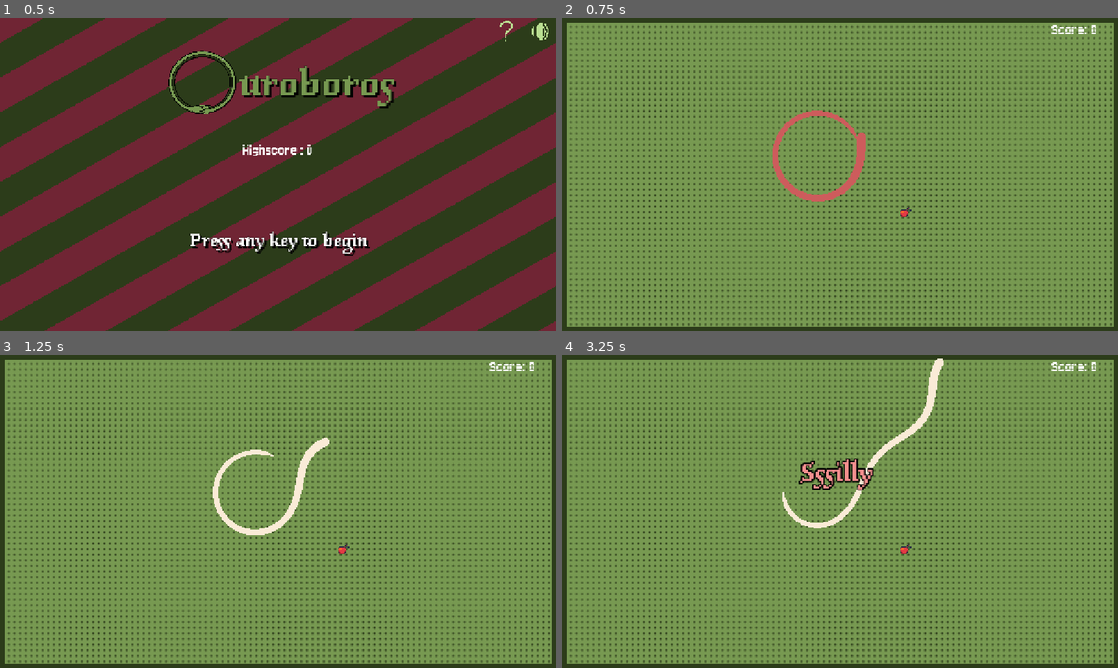
Above: before the commit, frames 1-4 (two rows, left to right).
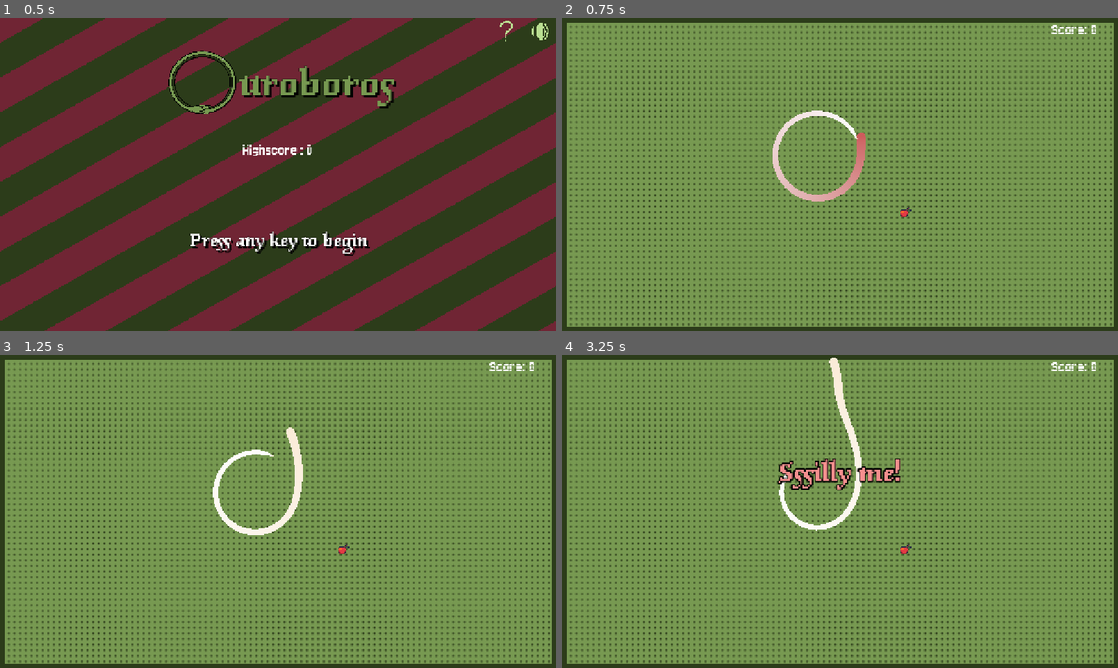
Above: after the commit, the same moments.

Repository: krishnabm/Ouroboros
Game: Godot game, scene res://scenes/main.tscn
The game is run twice, just before and just after one commit, with the same random seed, the same clock (stepped at 60 frames per second) and the same inputs.
Inputs (mouse positions are in pixels of both pictures, inside the frame that each line leads up to):
- Up to frame 1 (0.5 s): no input
- Up to frame 2 (0.75 s): tap Enter (ui_accept) at 0.5 s; move the mouse to (962, 158) at 0.52 s; hold Right (ui_right) from 0.53 s (still down); hold Space (ui_select) from 0.53 s (still down); click (962, 158) at 0.67 s
- Up to frame 3 (1.25 s): keep holding Right (ui_right); keep holding Space (ui_select); tap Enter (ui_accept) at 0.77, 0.8, 1.07 s
- Up to frame 4 (3.25 s): move the mouse to (701, 511) at 1.27 s; release Right (ui_right) at 1.28 s; release Space (ui_select) at 1.28 s; hold Left (ui_left) 1.28-2.03 s; tap Enter (ui_accept) at 1.35, 1.52, 1.82, 2.3, 3.02 s; click (701, 511) at 1.42 s; tap Space (ui_select) at 1.55, 2.85 s; move the mouse to (979, 511) at 2.02 s; hold Space (ui_select) 2.03-2.78 s; hold Right (ui_right) from 2.03 s (still down); click (979, 511) at 2.17 s; move the mouse to (812, 574) at 2.77 s; click (812, 574) at 2.92 s

Frame 1 is identical in both runs. In frame 2, 0.9% of the frame differs, in the area x 37-55%, y 29-59%; in frame 3, 0.7%; in frame 4, 2.8%, in the area x 38-69%, y 0-57%.

Commit message:
Added other changes

Diff:
--- a/project.godot
+++ b/project.godot
@@ -14,7 +14,11 @@
 config/version="0.0.1"
 run/main_scene="uid://bl8ssvad7wwov"
 config/features=PackedStringArray("4.4", "Mobile")
+boot_splash/bg_color=Color(0.53, 0.3975, 0.457125, 1)
+boot_splash/fullsize=false
+boot_splash/image="uid://ckttnrp16prep"
 config/icon="uid://do56tu6sju0mi"
+boot_splash/minimum_display_time=1500
 
 [audio]
 
--- /dev/null
+++ b/res/colors/palette.tres
@@ -0,0 +1,4 @@
+[gd_resource type="ColorPalette" format=3 uid="uid://bbg2x28gfiyg6"]
+
+[resource]
+colors = PackedColorArray(0.174292, 0.235703, 0.102582, 1, 0.4684, 0.6, 0.318, 1)
--- a/res/material/hardcore.tres
+++ b/res/material/hardcore.tres
@@ -5,7 +5,7 @@
 [resource]
 shader = ExtResource("1_lhc6w")
 shader_parameter/color_one = Color(0.174292, 0.235703, 0.102582, 1)
-shader_parameter/color_two = Color(0.44, 0.1452, 0.20416, 1)
+shader_parameter/color_two = Color(0.59867, 0.215178, 0.290548, 1)
 shader_parameter/angle = 45.0
 shader_parameter/line_count = 80.0
 shader_parameter/speed = 20.0
--- a/scenes/game.gd
+++ b/scenes/game.gd
@@ -110,8 +110,6 @@
 			ateGolden = true
 		child.queue_free()
 
-	snake.grow_tail()
-
 	if ateGolden:
 		scoreVal += 50
 		score.text = str(score.text.to_int() + 50)
--- a/scenes/left_zone.gd
+++ b/scenes/left_zone.gd
@@ -1,7 +1,7 @@
 extends Control
 
 var pressed := false
-var action_name := "ui_left"
+var action_name := "ui_select"
 
 func _gui_input(event: InputEvent) -> void:
 	if event is InputEventMouseButton and event.button_mask == MOUSE_BUTTON_LEFT:
--- a/scenes/right_zone.gd
+++ b/scenes/right_zone.gd
@@ -1,7 +1,7 @@
 extends Control
 
 var pressed := false
-var action_name := "ui_right"
+var action_name := "ui_select"
 
 func _gui_input(event: InputEvent) -> void:
 	if event is InputEventMouseButton and event.button_mask == MOUSE_BUTTON_LEFT:
--- a/scenes/snake.gd
+++ b/scenes/snake.gd
@@ -15,6 +15,8 @@
 var foodCoord: Vector2 = Vector2(0,0)
 var screenSize: Vector2 = Vector2(0,0)
 var isDead: bool = false
+var baseGradient: Gradient = null
+var eatGradient: Gradient = null
 
 signal ate_food
 signal died
@@ -23,6 +25,32 @@
 	add_circle_points(snake_spawn.global_position)
 	calculate_segment_distance()
 	screenSize = Vector2(ProjectSettings.get_setting("display/window/size/viewport_width"),ProjectSettings.get_setting("display/window/size/viewport_height"))
+
+	# Pick a base color (greenish for snake)
+	var base_color: Color = Color.SEA_GREEN
+	# Complementary color (reddish)
+	var comp_color: Color = Color.INDIAN_RED
+
+	# Define gradient points
+	baseGradient = Gradient.new()
+	baseGradient.set_offset(0, 0.0)
+	baseGradient.set_offset(1, 1.0)
+	baseGradient.interpolation_color_space = Gradient.GRADIENT_COLOR_SPACE_LINEAR_SRGB
+	baseGradient.interpolation_mode = Gradient.GRADIENT_INTERPOLATE_LINEAR
+	eatGradient = Gradient.new()
+	eatGradient.set_offset(0, 0.0)
+	eatGradient.set_offset(1, 1.0)
+	eatGradient.interpolation_color_space = Gradient.GRADIENT_COLOR_SPACE_LINEAR_SRGB
+	eatGradient.interpolation_mode = Gradient.GRADIENT_INTERPOLATE_LINEAR
+
+	baseGradient.add_point(-1.0, Color.ANTIQUE_WHITE)
+	baseGradient.add_point(0.0, Color.ANTIQUE_WHITE)
+	baseGradient.add_point(1.0, Color.ANTIQUE_WHITE)
+
+	eatGradient.add_point(-1.0, Color.INDIAN_RED)
+	eatGradient.add_point(0.0, Color.INDIAN_RED)
+	eatGradient.add_point(1.0, Color.ANTIQUE_WHITE)
+
 
 func add_circle_points(center: Vector2) -> void:
 	for i in range(segment_count):
@@ -65,6 +93,13 @@
 	snake_spawn.global_position = right_turn_marker.global_position
 	clockwise = true
 
+func _input(event: InputEvent) -> void:
+	if Input.is_action_pressed("ui_select") or Input.is_action_pressed("ui_accept"):
+		if clockwise:
+			steer_left()
+		elif !clockwise:
+			steer_right()
+
 func _process(delta: float) -> void:
 	if isDead:
 		return
@@ -76,13 +111,6 @@
 		isDead = true
 		died.emit()
 
-	if Input.is_action_pressed("ui_right") or Input.is_action_pressed("ui_left"):
-		if Input.is_action_pressed("ui_left"):
-			steer_left()
-
-		if Input.is_action_pressed("ui_right"):
-			steer_right()
-
 	var move_vec: Vector2 = get_tangent_direction(headPos, snake_spawn.global_position)
 
 	headPos = headPos + speed*move_vec*delta
@@ -91,7 +119,8 @@
 
 	var prevPos = headPos
 	var isClosedLoopNow = false
-	for i in range(1, segment_count):
+
+	for i in range(1, get_point_count()):
 		var curPos: Vector2 = get_point_position(i)
 
 
@@ -105,12 +134,18 @@
 			if (headPos.distance_to(curPos) < 25):
 				isClosedLoopNow = true
 				default_color = Color.INDIAN_RED
+				gradient = eatGradient
 				if try_eat(i):
 					eat_sounds.play(0.1)
+					# Messy way of adding 3 points
+					for _x in range(5):
+						add_point(tailPos)
 					ate_food.emit()
+					break
 			else:
 				if not isClosedLoopNow:
 					default_color = Color.ANTIQUE_WHITE
+					gradient = baseGradient
 
 func calculate_segment_distance():
 	seg_dist = get_point_position(0).distance_to(get_point_position(1))
@@ -127,9 +162,6 @@
 	var radius_vector = point - center
 	var tangent = Vector2(radius_vector.y, -radius_vector.x) if not clockwise else Vector2(-radius_vector.y, radius_vector.x)
 	return tangent.normalized()
-
-func grow_tail() -> void:
-	pass
 
 func check_hit_boundary(headPos:Vector2) -> bool:
 	if point_segment_distance(Vector2(0,0), Vector2(screenSize.x,0),headPos) < 20:
Binary file changed: res/tutorialSlides/1.png
Binary file changed: res/tutorialSlides/2.png
Binary file changed: res/tutorialSlides/3.png
Not shown, changed: res/tutorialSlides/3.png.import
Binary file changed: res/tutorialSlides/4.png
Binary file changed: res/tutorialSlides/5.png
